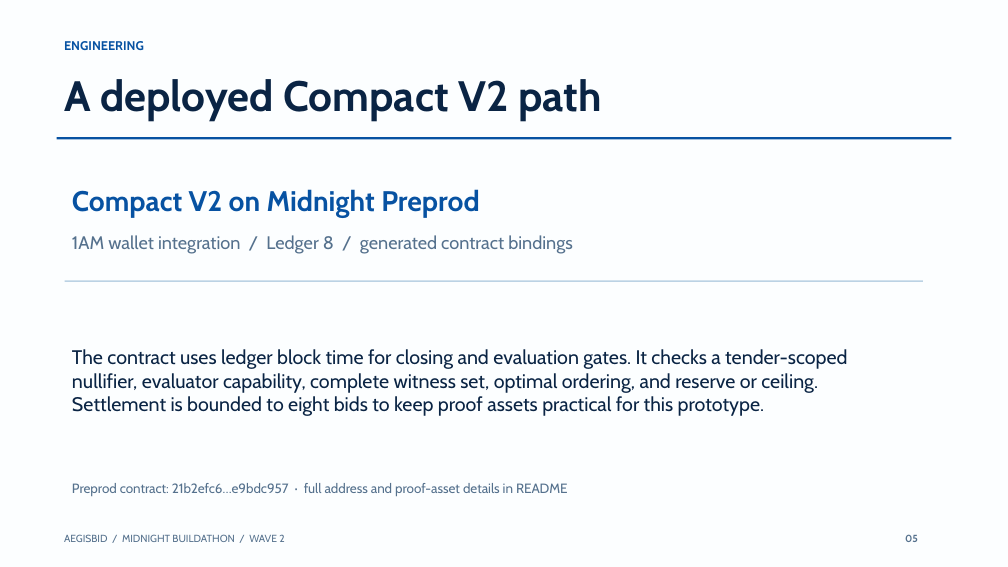
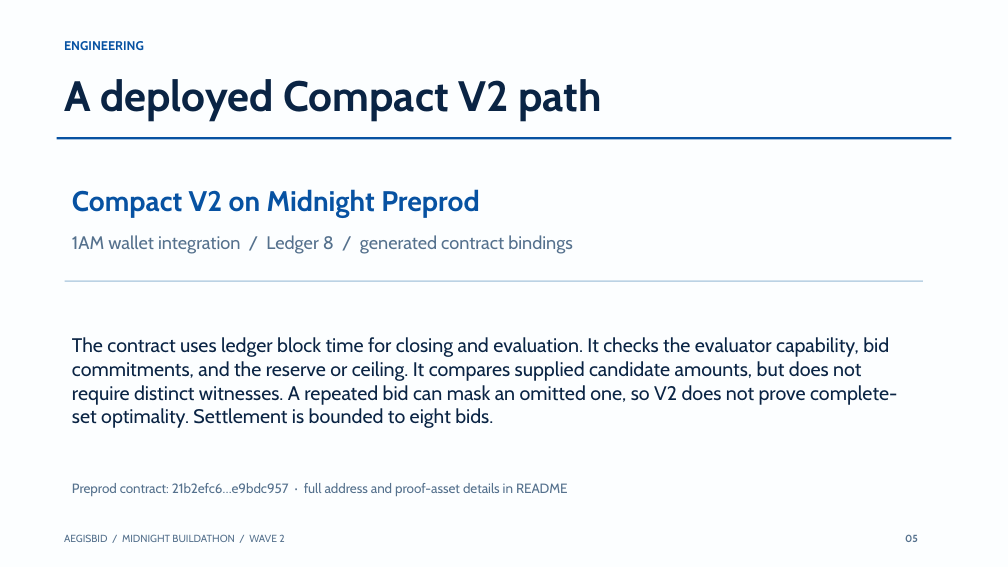
Before and after one commit to dinitheth/AegisBid, a slide deck: slide 5 of submission/AegisBid-Wave2-v2.pptx. Drawn at 1008x567 pixels with LibreOffice and Linux fonts; fonts in the diff are those of the drawing. Boxes give left, top, right and bottom in pixels: in the first picture for what was removed or moved away, otherwise in the second. Text is boxed around its words. In the diff, an @@ line names an element or a change of style, - is before the commit and + after.

Commit message:
Align Wave 2 materials with V2 settlement limits

```diff
--- a/submission/AegisBid-Wave2-v2.pptx
+++ b/submission/AegisBid-Wave2-v2.pptx
@@ text at <box>72,337,897,428</box>: text changed @@
-The contract uses ledger block time for closing and evaluation gates. It checks a tender-scoped nullifier, evaluator capability, complete witness set, optimal ordering, and reserve or ceiling. Settlement is bounded to eight bids to keep proof assets practical for this prototype.
+The contract uses ledger block time for closing and evaluation. It checks the evaluator capability, bid commitments, and the reserve or ceiling. It compares supplied candidate amounts, but does not require distinct witnesses. A repeated bid can mask an omitted one, so V2 does not prove complete-set optimality. Settlement is bounded to eight bids.
```
Also in this commit, not shown: 6 other slides changed, 4 other files.
